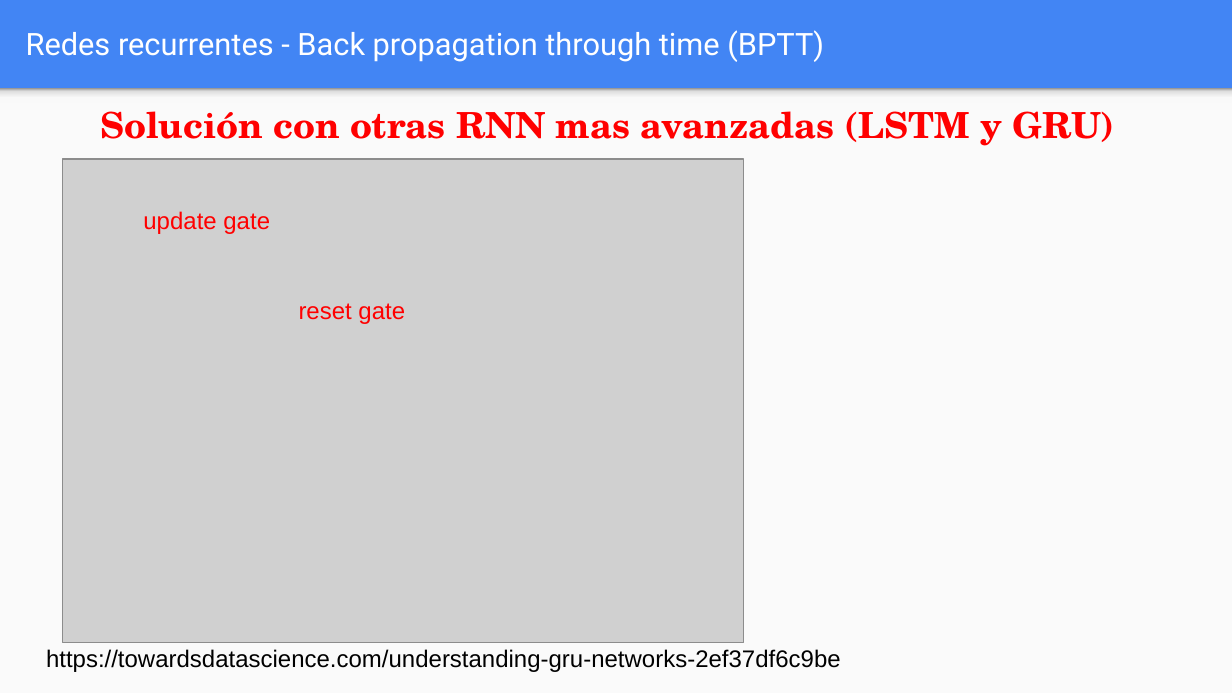
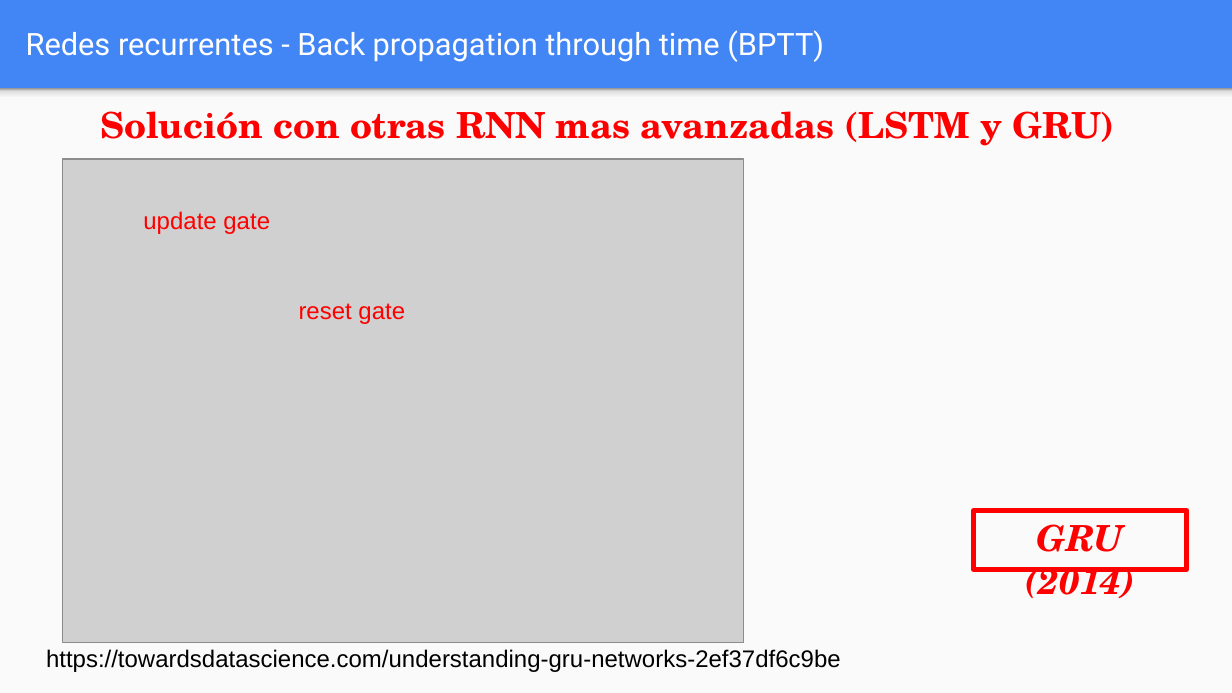
Before and after one commit to FIUBA-Posgrado-Inteligencia-Artificial/aprendizaje_profundo, a slide deck: slide 25 of clase_6/teoria/Clase_6.pptx. Drawn at 1232x693 pixels with LibreOffice and Linux fonts; fonts in the diff are those of the drawing; grey boxes stand for pictures. Boxes give left, top, right and bottom in pixels: in the first picture for what was removed or moved away, otherwise in the second. Text is boxed around its words. In the diff, an @@ line names an element or a change of style, - is before the commit and + after.

```diff
--- a/clase_6/teoria/Clase_6.pptx
+++ b/clase_6/teoria/Clase_6.pptx
@@ rectangle added at (x1=973, y1=510, x2=1186, y2=569), outline #FF0000 3 pt, 21 pt, text #FF0000, bold, italic @@
+GRU (2014)
```
Also in this commit, not shown: 18 other slides changed, 1 other file.
